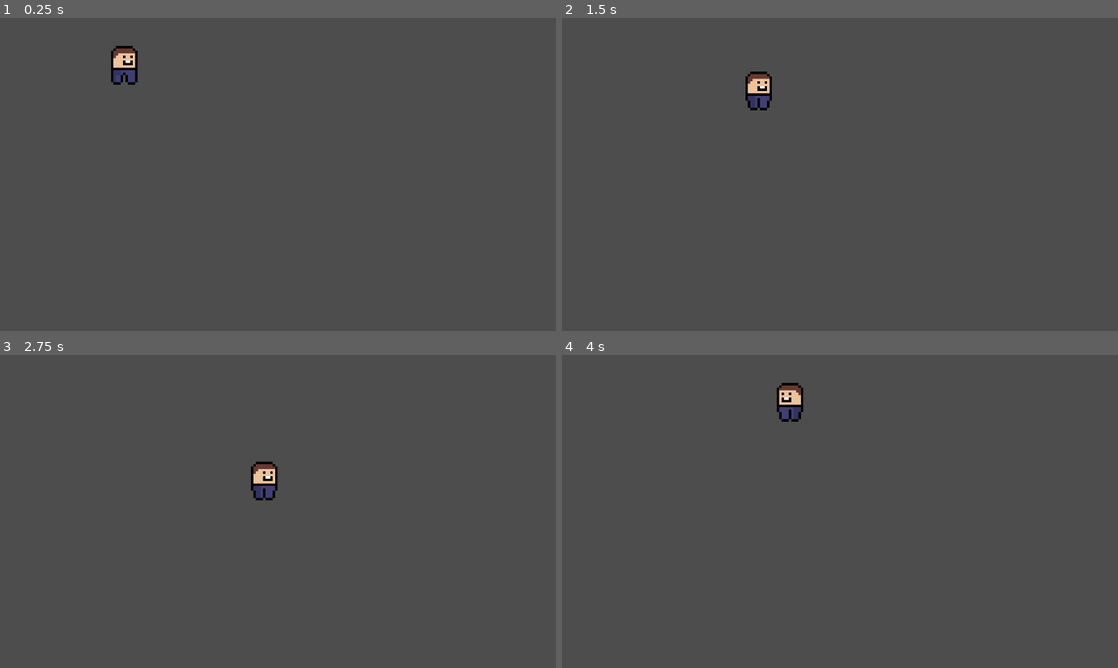
Above: before the commit, frames 1-4 (two rows, left to right).
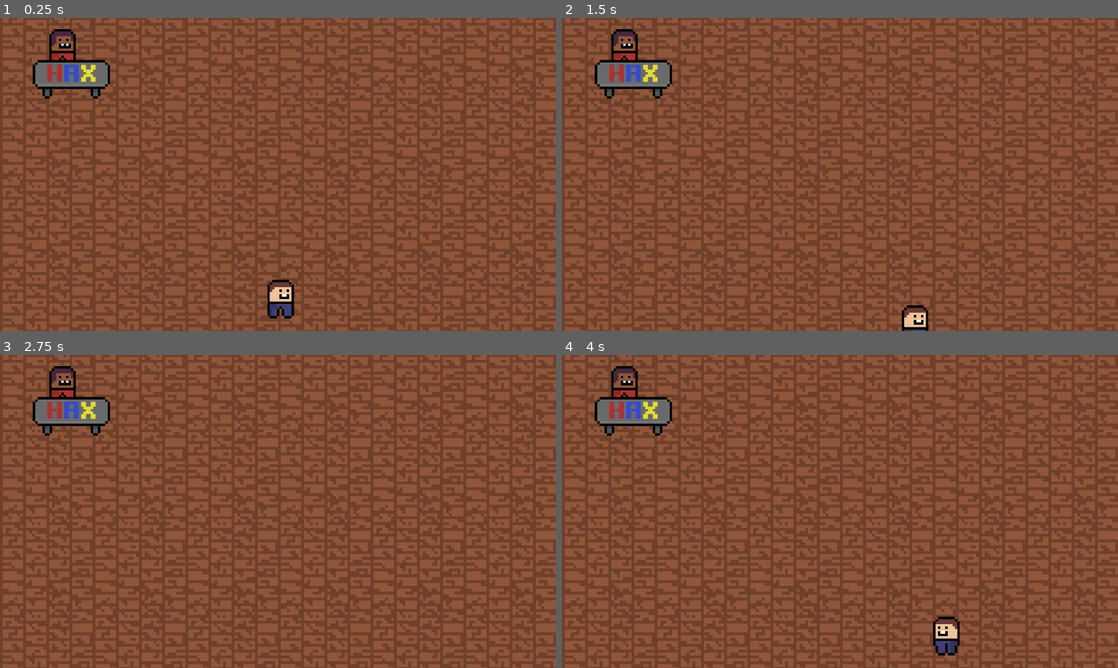
Above: after the commit, the same moments.

Repository: yuwex/bitcamp2025
Game: Godot game, scene res://scenes/game/main.tscn
Two runs of this game, one before a commit and one after it. Both use one fixed random seed, a clock stepped at 60 frames per second and the inputs below. Before the commit the project starts from res://scenes/player/player.tscn.
Inputs:
- Up to frame 1 (0.25 s): no input
- Up to frame 2 (1.5 s): tap Enter at 0.5 s; hold D (right) 0.53-1.28 s; tap Space (interact) at 0.6 s; hold S (down) from 1.28 s (still down); tap Shift (sprint) at 1.35 s
- Up to frame 3 (2.75 s): release S (down) at 2.03 s; hold D (right) from 2.03 s (still down); tap Space (interact) at 2.1 s
- Up to frame 4 (4 s): release D (right) at 2.78 s; hold W (up) 2.78-3.53 s; tap Shift (sprint) at 2.85 s; hold A (left) from 3.53 s (still down); tap Space (interact) at 3.6 s

The runs differ from the first frame. In frame 1, 100% of the frame differs, in the area x 0-100%, y 0-100%; in frame 2, 100%; in frame 3, 100%; in frame 4, 100%.

Commit message:
setup globals for cool stuff and fix bug with graphics
sorry should put commit messages here instead

Diff:
--- a/project.godot
+++ b/project.godot
@@ -11,7 +11,7 @@
 [application]
 
 config/name="bitcamp2025"
-run/main_scene="uid://c2ct3ib0mfngc"
+run/main_scene="uid://vnap5f26wrsa"
 config/features=PackedStringArray("4.4", "GL Compatibility")
 config/icon="res://assets/icon.svg"
 
--- a/scenes/gamelogic/stats.gd
+++ b/scenes/gamelogic/stats.gd
@@ -25,6 +25,7 @@
 }
 
 func apply_effects(effects: Array[Event.Effect]):
+	GlobalSignals.effects_applied.emit(effects)
 	for e in effects:
 		apply_effect(e)
 
--- a/scenes/station/event interface/eventinterface.gd
+++ b/scenes/station/event interface/eventinterface.gd
@@ -14,8 +14,8 @@
 func _ready() -> void:
 
 	### TESTING
-	#EventManager.initEvents()
-	#event = EventManager.allEvents[0]
+	EventManager.initEvents()
+	event = EventManager.allEvents[0]
 	###
 
 	assert(event, "Event must be passed")
--- a/scenes/station/event interface/eventinterface.tscn
+++ b/scenes/station/event interface/eventinterface.tscn
@@ -15,7 +15,7 @@
 "times": PackedFloat32Array(0),
 "transitions": PackedFloat32Array(1),
 "update": 0,
-"values": [Color(0.125929, 0.273209, 0.15731, 0.482353)]
+"values": [Color(0.12549, 0.27451, 0.156863, 0)]
 }
 tracks/1/type = "value"
 tracks/1/imported = false
@@ -27,7 +27,7 @@
 "times": PackedFloat32Array(0),
 "transitions": PackedFloat32Array(1),
 "update": 0,
-"values": [1.0]
+"values": [0.0]
 }
 
 [sub_resource type="Animation" id="Animation_m8ahj"]
@@ -236,6 +236,8 @@
 horizontal_alignment = 1
 vertical_alignment = 1
 autowrap_mode = 2
+visible_characters = 0
+visible_ratio = 0.0
 metadata/_edit_group_ = true
 
 [node name="DescriptionBox" type="ColorRect" parent="Description"]
@@ -250,7 +252,7 @@
 grow_horizontal = 2
 grow_vertical = 2
 scale = Vector2(0.99, 0.99)
-color = Color(0.125929, 0.273209, 0.15731, 0.482353)
+color = Color(0.12549, 0.27451, 0.156863, 0)
 
 [node name="AnimationPlayer" type="AnimationPlayer" parent="Description"]
 libraries = {
